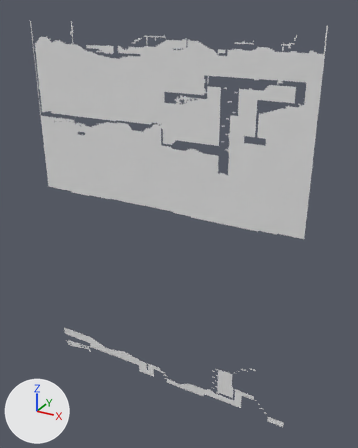
An edit to the OBJ model Jasper/Assets/Tiled2Unity/Meshes/Jasper Level 1.obj, drawn before and after from the same camera.
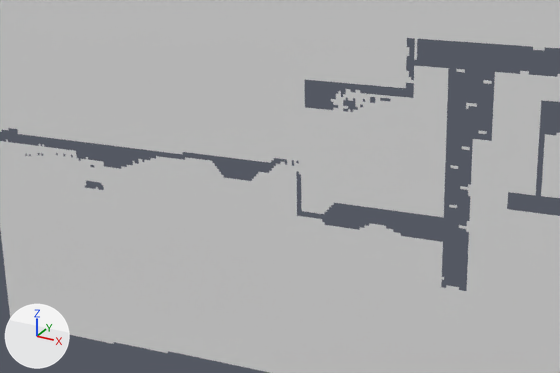
Each version appears first whole from a 50 mm camera at (122.0, -518.0, 17.0) aimed at (-171.0, 15.0, -249.0), and next in a close-up on the part from 12% to 74% of the width and 13% to 46% of the height. The axes (+X, +Y, +Z) are drawn at lower left. The lights are the same throughout. Where no turn or scale is listed for an object, it has been applied to the vertices.

In view in the first close-up: 'Jasper Level 1'.
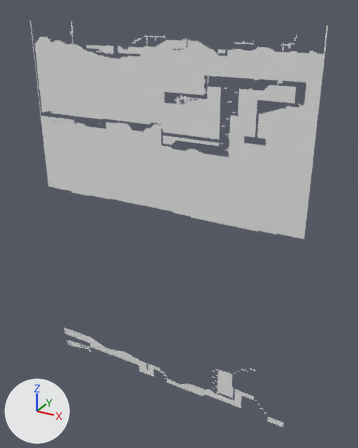
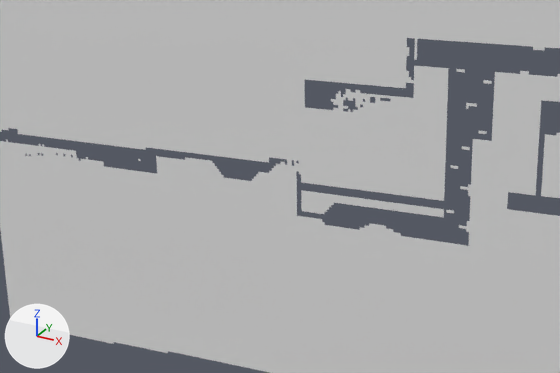
Edits to the bpy script that builds the scene:
```text
Change me_jasper_level_1:
    used by ob_jasper_level_1; location = (0.0, 0.0, 0.0)
    remove me_jasper_level_1.from_pydata(...)  # 49751 vertices, 47551 faces; spans x -384.0..0.0, y 0.0, z -512.0..0.0
    add me_jasper_level_1.from_pydata(...)  # 49704 vertices, 47481 faces; spans x -384.0..0.0, y 0.0, z -512.0..0.0
    me_jasper_level_1 part 1: the loose piece of 8 vertices spanning x -108.0..-104.0, y 0.0, z -127.0..-125.0 is moved by (-1.0, 0.0, -3.0)
    me_jasper_level_1 part 2: 123 vertices removed from x -202.0..-110.0, y 0.0, z -127.0..-115.0; 145 vertices added at x -109.0..-99.0, y 0.0, z -164.0..-143.0
    me_jasper_level_1 part 3: 82 vertices removed from x -294.0..-255.0, y 0.0, z -128.0..-118.0; 13 vertices added at x -317.0..-308.0, y 0.0, z -141.0..-140.0
```

Location of each change, [x1, y1, x2, y2] in pixels of the close-ups (560 x 373 px; the box of a moved part takes in the faces that stretch with it):
part 1 of me_jasper_level_1, moved or reshaped: before [449, 204, 457, 208]; after [446, 210, 454, 213]
part 2 of me_jasper_level_1, moved or reshaped: before [269, 157, 444, 209]; after [441, 242, 468, 291]
part 3 of me_jasper_level_1, cut back: before [121, 147, 183, 173]; after [86, 181, 104, 190]
